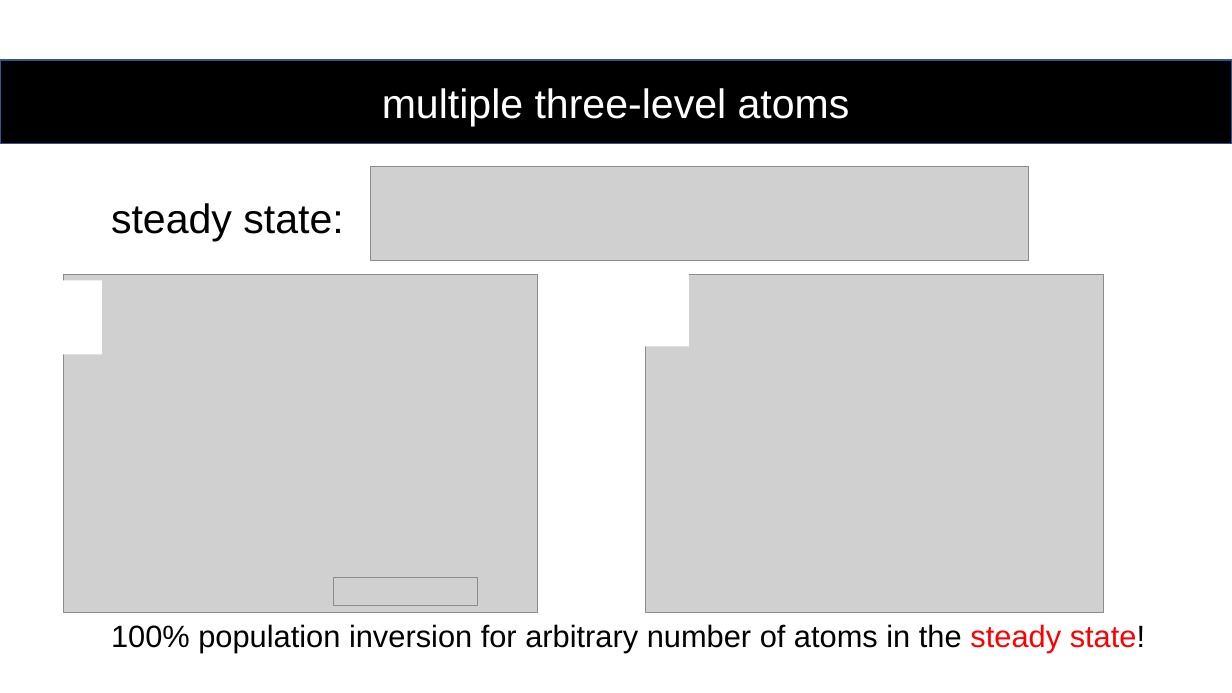
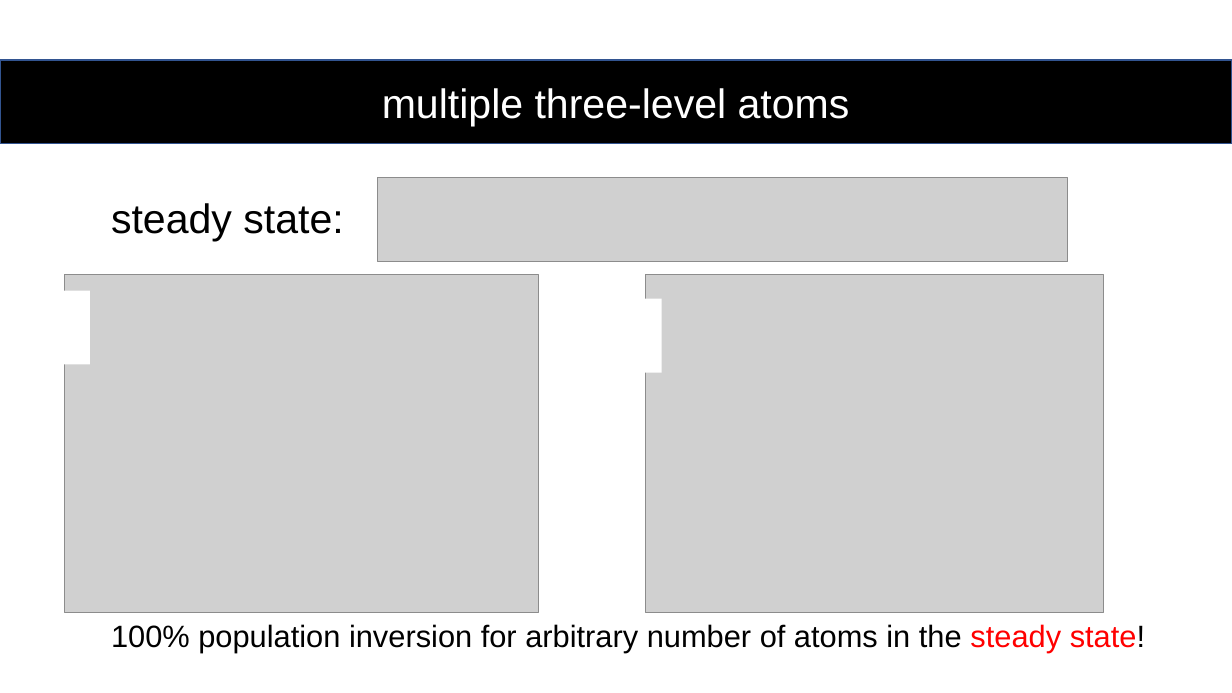
Before and after one commit to youjieyu888/circular-waveguide, a slide deck: slide 18 of Jieyu You.pptx (slide 11 before the commit). Drawn at 1232x693 pixels with LibreOffice and Linux fonts; fonts in the diff are those of the drawing; grey boxes stand for pictures. Boxes give left, top, right and bottom in pixels: in the first picture for what was removed or moved away, otherwise in the second. Text is boxed around its words. In the diff, an @@ line names an element or a change of style, - is before the commit and + after.

```diff
--- a/Jieyu You.pptx
+++ b/Jieyu You.pptx
@@ picture: place and size @@
-picture at (371,167,1028,262)
+picture at (378,177,1068,262)
@@ rectangle: place and size @@
-rectangle at (52,281,102,355)
+rectangle at (40,291,90,365)
@@ rectangle: place and size @@
-rectangle at (639,273,689,347)
+rectangle at (612,299,662,372)
@@ picture removed at (334,578,477,606) @@
```
Also in this commit, not shown: 7 other slides changed, 8 slides added, 1 slide removed.
